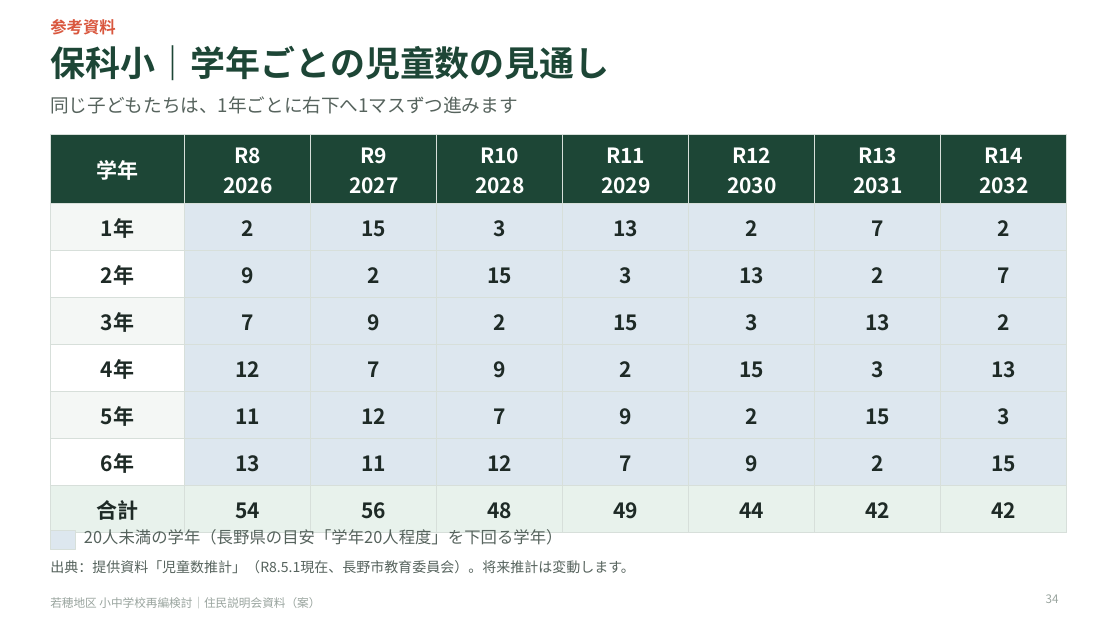
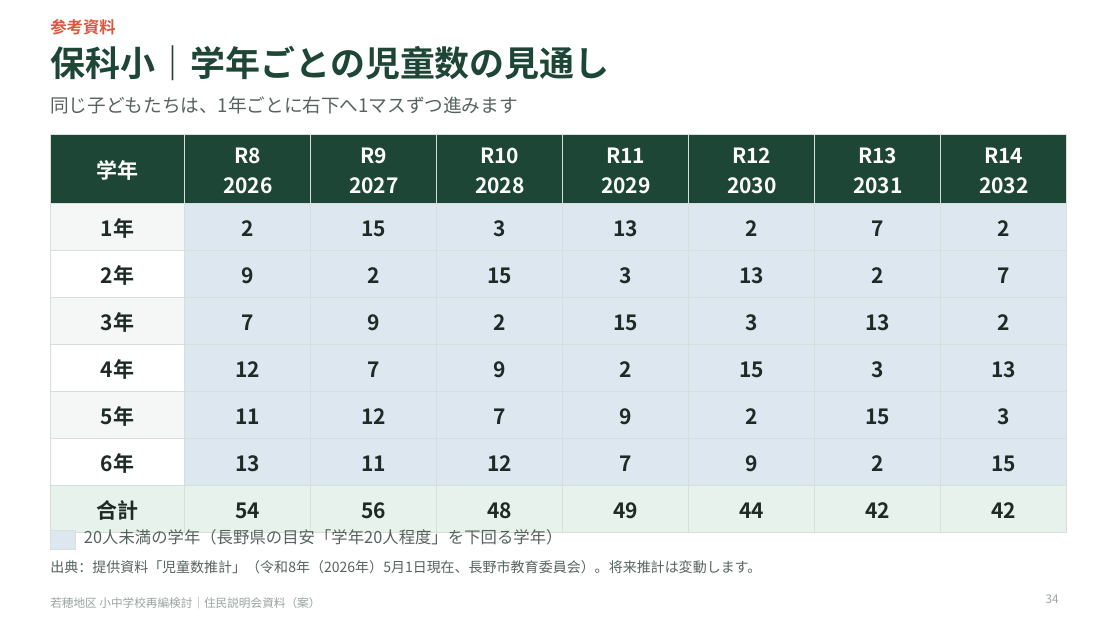
Before and after one commit to Masaki12008/GS, a slide deck: slide 34 of output/若穂地区_住民説明会資料.pptx. Drawn at 1120x630 pixels with LibreOffice and Linux fonts; fonts in the diff are those of the drawing. Boxes give left, top, right and bottom in pixels: in the first picture for what was removed or moved away, otherwise in the second. Text is boxed around its words. In the diff, an @@ line names an element or a change of style, - is before the commit and + after.

```diff
--- a/output/若穂地区_住民説明会資料.pptx
+++ b/output/若穂地区_住民説明会資料.pptx
@@ text at bbox=[50, 560, 761, 573]: text changed @@
-出典：提供資料「児童数推計」（R8.5.1現在、長野市教育委員会）。将来推計は変動します。
+出典：提供資料「児童数推計」（令和8年（2026年）5月1日現在、長野市教育委員会）。将来推計は変動します。
```
Also in this commit, not shown: 18 other slides changed, 7 other files.
